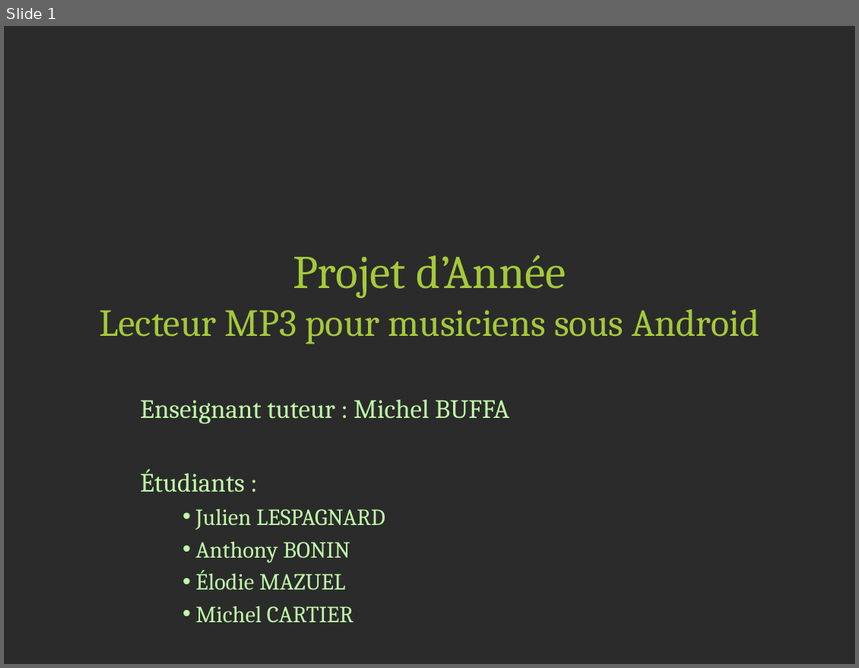
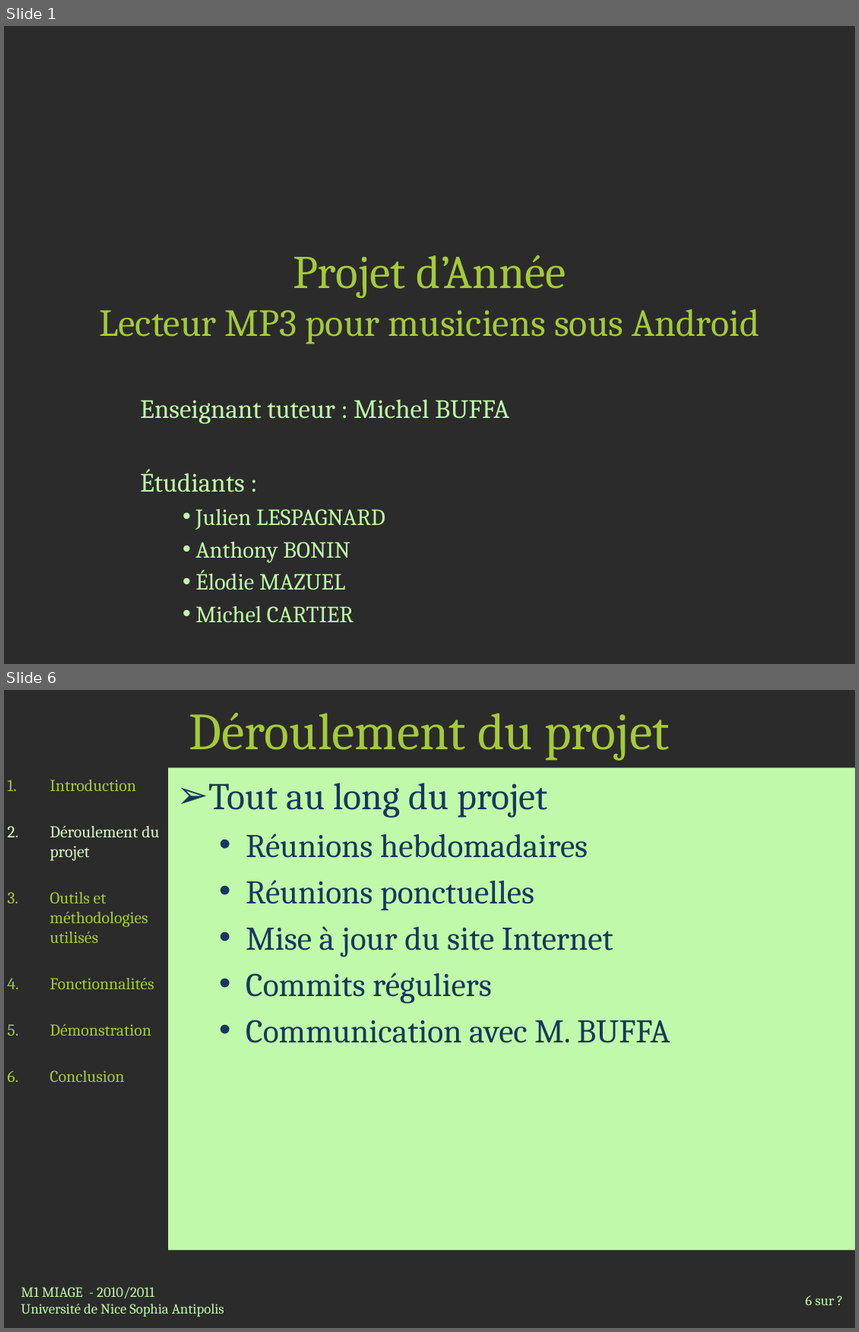
Before and after one commit to jlespagnard/android-advanced-player, a slide deck: AAP/docs/Presentation.pptx. Shown one above the other, each under a label of ours: slide 1 before the commit, slides 1 and 6 after it; the slides between them are not shown. The pictures are 859x668 and 859x1332 pixels, drawn with LibreOffice and Linux fonts; fonts in the diff are those of the drawing; background and template pictures are left out; a plain dark background stands for a picture behind light text. Boxes give left, top, right and bottom in pixels: in the first picture for what was removed or moved away, otherwise in the second. Text is boxed around its words. In the diff, an @@ line names an element or a change of style, - is before the commit and + after.

```diff
--- a/AAP/docs/Presentation.pptx
+++ b/AAP/docs/Presentation.pptx
@@ slide 6 added at <box>4,690,855,1328</box>, background picture (left out) @@
@@ title added at <box>189,713,669,761</box>, 44 pt, text #A4CA39 @@
+Déroulement du projet
@@ text added at <box>50,780,159,1082</box>, 14 pt, text #A4CA39 @@
+1. Introduction
+2. Déroulement du projet
+3. Outils et méthodologies utilisés
+4. Fonctionnalités
+5. Démonstration
+6. Conclusion
@@ text added at <box>168,768,855,1251</box>, fill #C0F9A9, 28 pt, text #17375E @@
+➢ Tout au long du projet
+  • Réunions hebdomadaires
+  • Réunions ponctuelles
+  • Mise à jour du site Internet
+  • Commits réguliers
+  • Communication avec M. BUFFA
@@ text added at <box>21,1287,224,1317</box>, 12 pt, text #C0F9A9 @@
+M1 MIAGE - 2010/2011
+Université de Nice Sophia Antipolis
@@ page number added at <box>806,1296,835,1306</box>, 12 pt, text #C0F9A9 @@
+6 sur ?
```
Also in this commit, not shown: 7 slides changed, 7 other slides added, 4 other files.
